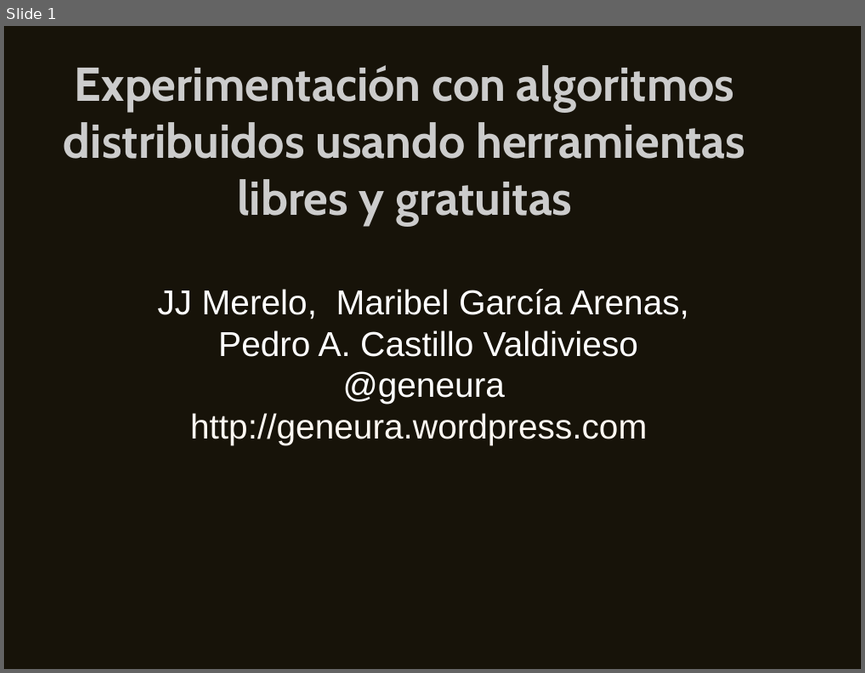
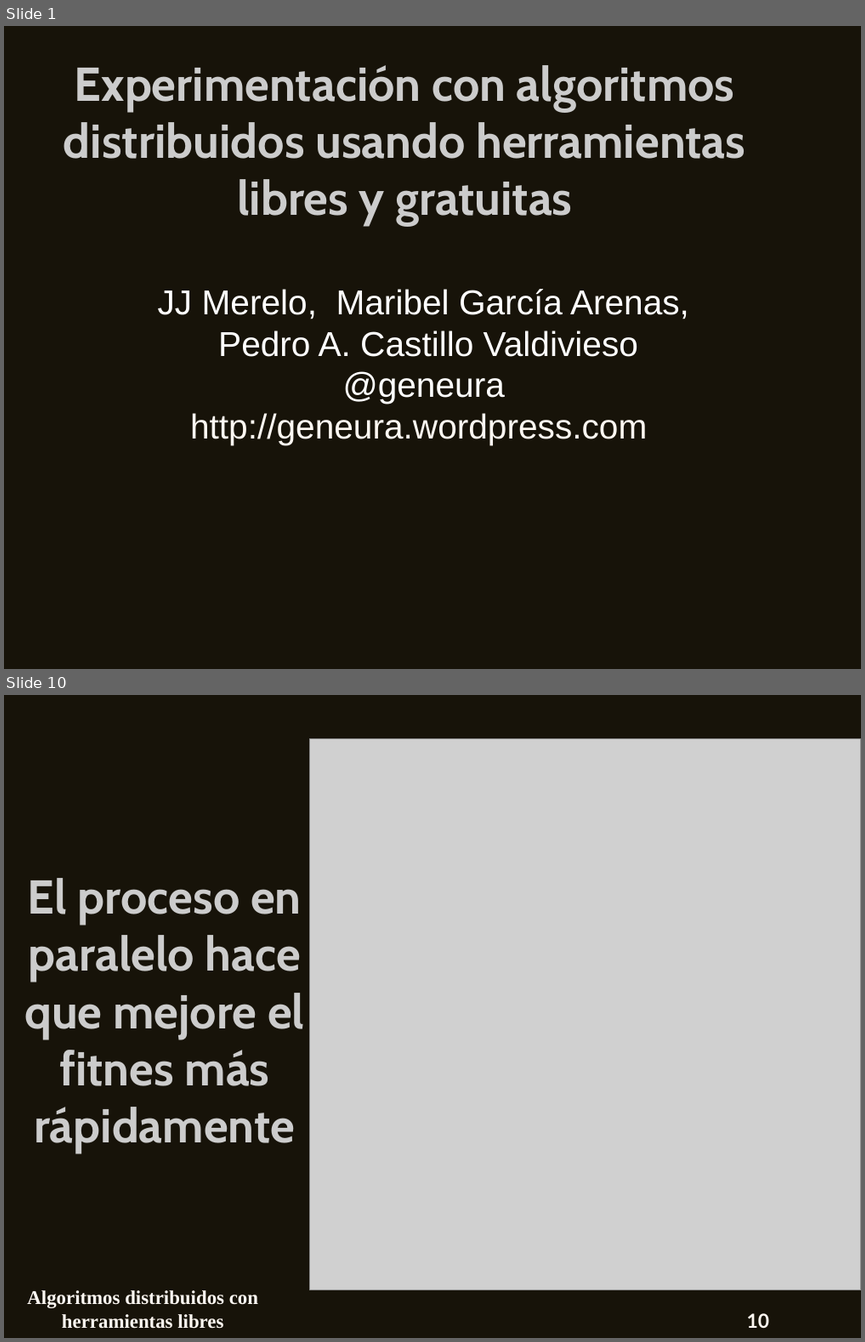
Before and after one commit to CANUBE/maeb-2013, a slide deck: presentacion.odp. Shown one above the other, each under a label of ours: slide 1 before the commit, slides 1 and 10 after it; the slides between them are not shown. The pictures are 865x673 and 865x1342 pixels, drawn with LibreOffice and Linux fonts; fonts in the diff are those of the drawing; grey boxes stand for pictures. Boxes give left, top, right and bottom in pixels: in the first picture for what was removed or moved away, otherwise in the second. Text is boxed around its words. In the diff, an @@ line names an element or a change of style, - is before the commit and + after.

```diff
--- a/presentacion.odp
+++ b/presentacion.odp
@@ slide 10 added at (x1=4, y1=695, x2=861, y2=1338), background #171309 @@
@@ picture added at (x1=310, y1=738, x2=861, y2=1290) @@
@@ title added at (x1=24, y1=878, x2=304, y2=1152), 44 pt, text #CCCCCC, bold @@
+El proceso en paralelo hace que mejore el fitnes más rápidamente
@@ text added at (x1=27, y1=1290, x2=258, y2=1328), 18 pt, text #FDF8F2, bold @@
+Algoritmos distribuidos con herramientas libres
@@ page number added at (x1=747, y1=1313, x2=770, y2=1327), 18 pt, text #FDF8F2, bold @@
+10
```
Also in this commit, not shown: 12 other slides added, 4 slides removed.
